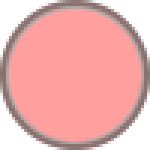
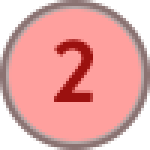
Layer changes from the first 150px x 150px image to the second:
added layer "2" (overlay) above "Group 1" over [54, 39, 93, 102]
added group "Group 1" with 2 layers over [54, 39, 93, 102]
moved "Ellipse 1 copy" into group "Group 1" over [54, 39, 93, 102]
moved "Ellipse 1" into group "Group 1" over [54, 39, 93, 102]
